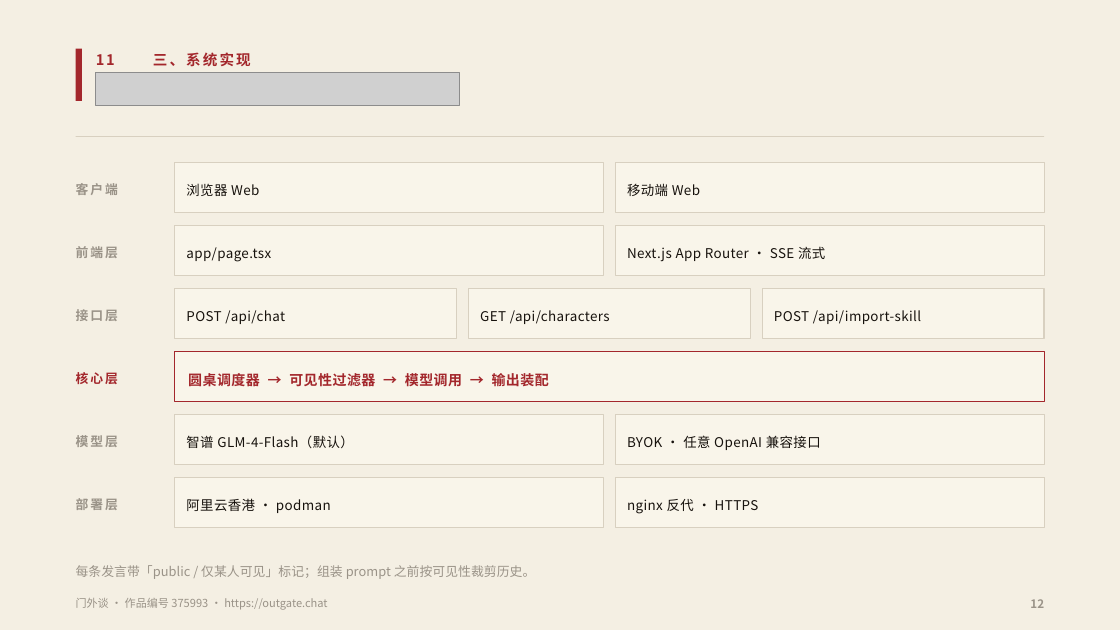
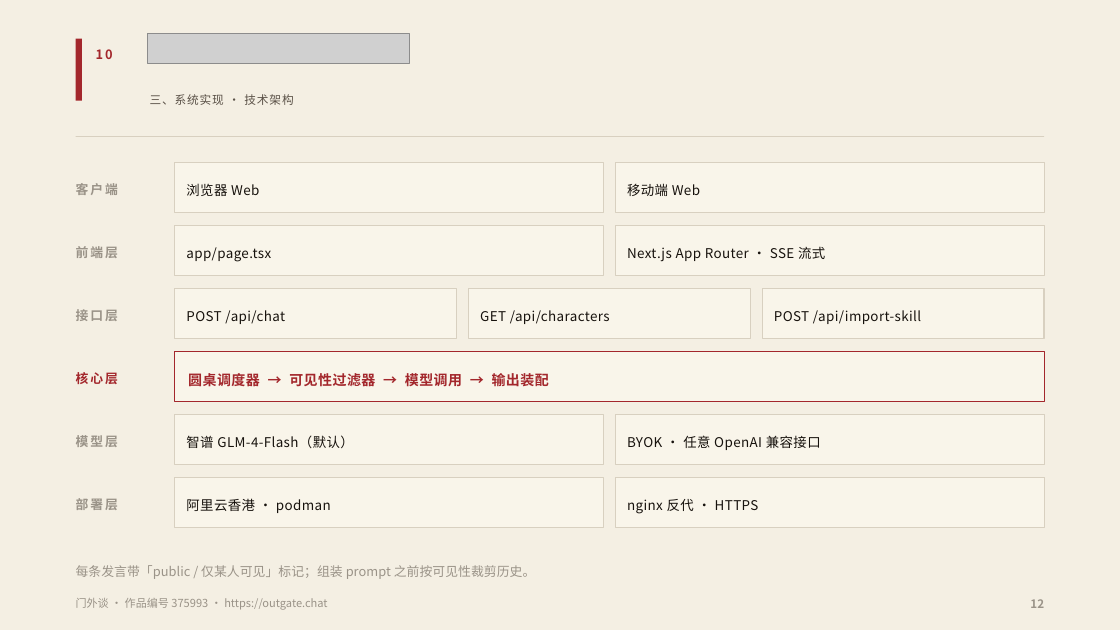
Before and after one commit to fsh114514/menwaitan, a slide deck: slide 12 of competition/答辩PPT.pptx. Drawn at 1120x630 pixels with LibreOffice and Linux fonts; fonts in the diff are those of the drawing; grey boxes stand for pictures. Boxes give left, top, right and bottom in pixels: in the first picture for what was removed or moved away, otherwise in the second. Text is boxed around its words. In the diff, an @@ line names an element or a change of style, - is before the commit and + after.

```diff
--- a/competition/答辩PPT.pptx
+++ b/competition/答辩PPT.pptx
@@ rectangle resized from (x1=76, y1=49, x2=82, y2=101) to (x1=76, y1=39, x2=82, y2=101) @@
@@ text at (x1=96, y1=49, x2=113, y2=59): text changed; size 12.5 to 11 pt @@
-11
+10
@@ picture added at (x1=148, y1=34, x2=410, y2=63) @@
@@ picture removed at (x1=96, y1=72, x2=460, y2=106) @@
@@ text at (x1=150, y1=94, x2=293, y2=105): text changed; size 12.5 to 10 pt; text colour #A3272C to #5A5147; bold off @@
-三、系统实现
+三、系统实现 · 技术架构
```
Also in this commit, not shown: 13 other slides changed, 9 other files.
